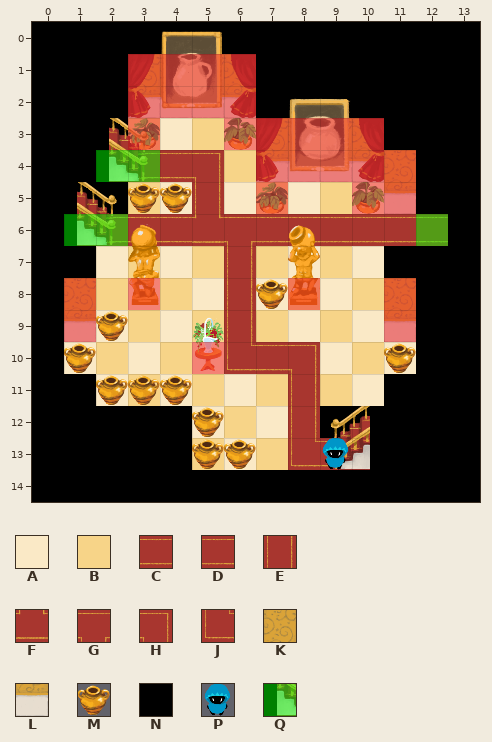
Tiled map -- build01/assets/tileset/level3-1.tmx. This is how it looked before the edit.
Cells are 32x32 px. Shown: x 0..13, y 0..14.
Key: from "tiles-lvl3-1-32x32": A 0, B 1, C 2, D 2 flipped left-right, E 3, F 4, G 5, H 10, J 12, K 24, L 32, M 36, N 60, P 62, Q 63.
_ is an empty cell.
Objects are placed by their top-left corner, in cells (3,4 is the top-left corner of cell 3,4); size is 1x1 cell unless given.
Layers that did not change in this view are not listed.
Layer "backgroundLayer" before, first column x 0:
 0 ______________
 1 ___KKKK_______
 2 ___LLLL_______
 3 ___BABAKKKK___
 4 ___CCHBLLLLK__
 5 ___BAEABABAL__
 6 ___CCFGDDDDCC_
 7 __ABABEBABA___
 8 _KBABAEABABK__
 9 _LABABEBABAL__
10 _ABABAJCHABA__
11 __ABABABEBA___
12 _____ABAE_____
13 _____BABJB____
14 ______________
Layer "blockedLayer" before, first column x 0:
 0 NNNNNNNNNNNNNN
 1 NNN____NNNNNNN
 2 NNN____NNNNNNN
 3 NNN________NNN
 4 NNN_________NN
 5 NNN_________NN
 6 NN___________N
 7 NN_________NNN
 8 N___________NN
 9 N___________NN
10 N___________NN
11 NN_________NNN
12 NNNNN____NNNNN
13 NNNNN_____NNNN
14 NNNNNNNNNNNNNN
Objects on layer "objectsLayer" before:
M at 3,5
M at 4,5
M at 7,8
M at 2,9
M at 1,10
M at 11,10
M at 2,11
M at 3,11
M at 4,11
M at 5,12
P at 9,13
M at 5,13
M at 6,13
The same view after the edit:
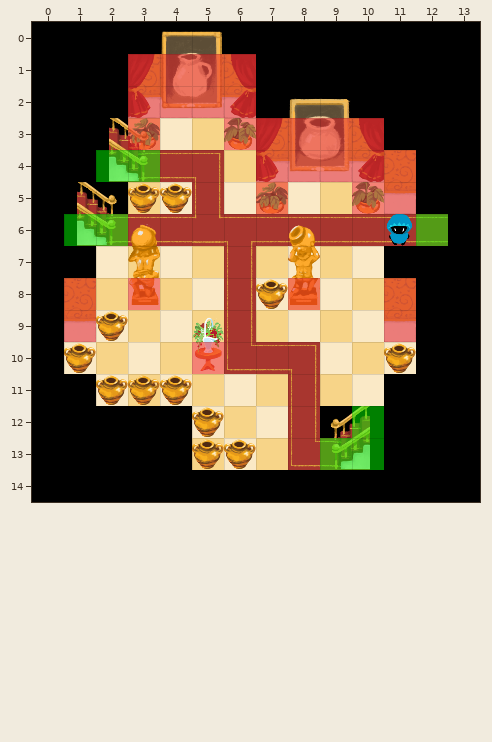
See-through tiles are keyed as they look on the map.
From old to new:
Layer "backgroundLayer":
The author put tile N in row 12 at x 10.
Layer "blockedLayer":
The author cleared tile N in row 12 at x 10.
Layer "objectsLayer":
Object P at 9,13 becomes P at 11,6.
Layer "levelExitLayer":
The author put tile Q in row 12 at x 10; in row 13 at x 9 to 10.
Boxes around the changes in both pictures, in picture pixels (x1, y1, x2, y2):
new place: (386, 214, 413, 246)
changed: (320, 406, 384, 470)
